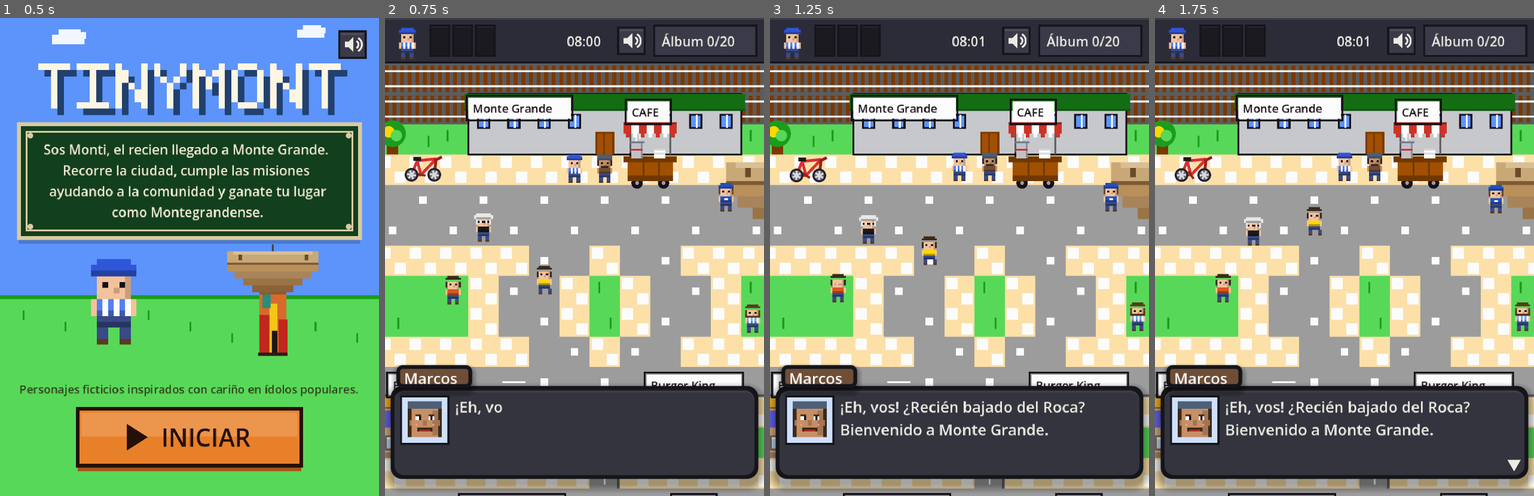
Above: before the commit, frames 1-4 (left to right).
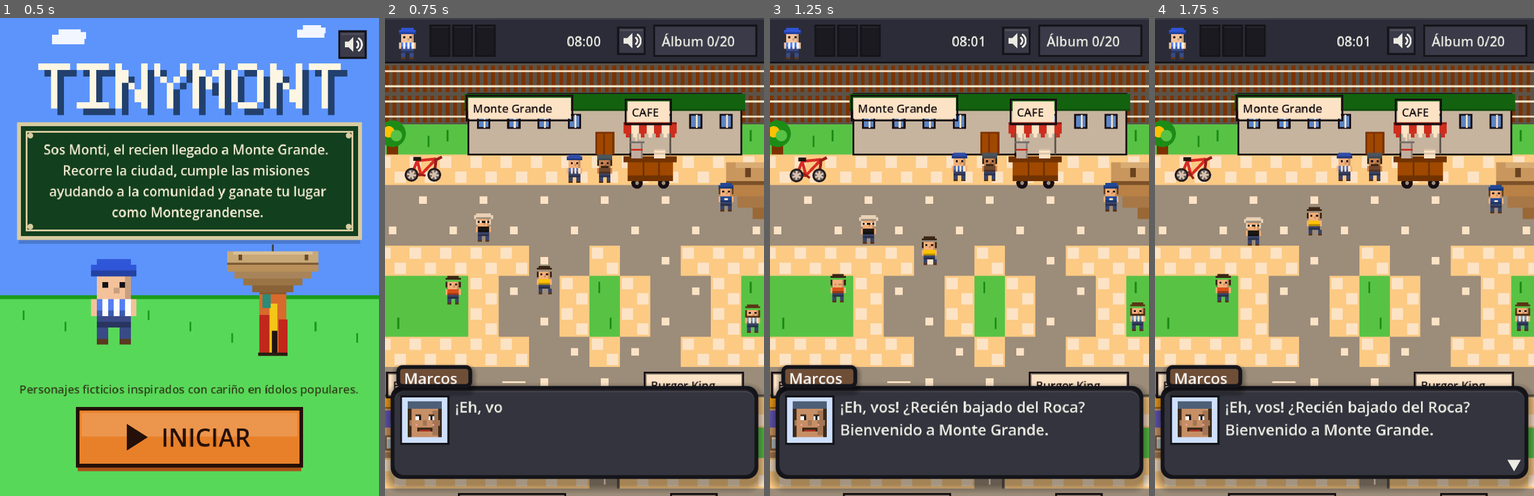
Above: after the commit, the same moments.

Repository: katastudio/TinyMont
Game: Godot game, scene res://scenes/ui/title_screen.tscn
Same seed, same stepped clock (60 frames per second), same inputs: the game is played once before the commit and once after it.
Inputs (mouse positions are in pixels of both pictures, inside the frame that each line leads up to):
- Up to frame 1 (0.5 s): no input
- Up to frame 2 (0.75 s): tap Enter at 0.5 s; move the mouse to (657, 233) at 0.52 s; hold Right (move_right) from 0.53 s (still down); hold Tab (album) from 0.53 s (still down); click (657, 233) at 0.67 s
- Up to frame 3 (1.25 s): keep holding Right (move_right); keep holding Tab (album); tap Space at 0.77 s
- Up to frame 4 (1.75 s): release Right (move_right) at 1.25 s; release Tab (album) at 1.25 s; drag from (1268, 280) to (1325, 352) at 1.27 s

Frame 1 is identical in both runs. In frame 2, 52% of the frame differs, in the area x 0-100%, y 10-100%; in frame 3, 52%; in frame 4, 52%.

Commit message:
feat: estilo del mapa en tiempo real segun la hora de Argentina (manana, tarde, noche) con lugar para climas

Diff:
--- a/scenes/mapas/el_jaguel.tscn
+++ b/scenes/mapas/el_jaguel.tscn
@@ -6,6 +6,7 @@
 [node name="ElJaguel" type="Node2D"]
 script = ExtResource("mapa")
 nombre_mapa = "El Jaguel"
+exterior = true
 plano = "########################\n#HHHH.AAA.HHHH.HHHHH.HH#\n#VVVVVVVVVVVVVVVVVVVVVV#\n#RRRRRRRRRRRRRRRRRRRRRR#\n#VVVVV …(201 unchanged characters)…
 
 [node name="VecinaJaguel" parent="." instance=ExtResource("npc")]
--- a/scripts/world/ciclo_dia.gd
+++ /dev/null
@@ -1,31 +0,0 @@
-class_name CicloDia
-extends RefCounted
-## Tinte del mundo según la hora (ADR-0004). Interpola entre momentos clave del día.
-## Se aplica con un CanvasModulate en el mapa: la interfaz (CanvasLayers) no se tiñe.
-
-const NOCHE := Color(0.55, 0.6, 0.85)
-const AMANECER := Color(0.95, 0.8, 0.85)
-const ATARDECER := Color(1.0, 0.82, 0.65)
-
-## [minuto del día, color]. El último cierra el ciclo con el mismo color que el primero.
-const CLAVES := [
-	[0, NOCHE],
-	[5 * 60, NOCHE],
-	[6 * 60 + 30, AMANECER],
-	[8 * 60, Color.WHITE],
-	[17 * 60 + 30, Color.WHITE],
-	[19 * 60, ATARDECER],
-	[20 * 60 + 30, NOCHE],
-	[24 * 60, NOCHE],
-]
-
-
-static func tinte(minuto_del_dia: int) -> Color:
-	var m := posmod(minuto_del_dia, 24 * 60)
-	for i in range(CLAVES.size() - 1):
-		var a: Array = CLAVES[i]
-		var b: Array = CLAVES[i + 1]
-		if m >= a[0] and m <= b[0]:
-			var t := float(m - a[0]) / float(maxi(1, b[0] - a[0]))
-			return (a[1] as Color).lerp(b[1], t)
-	return Color.WHITE
--- /dev/null
+++ b/scripts/world/estilo_mapa.gd
@@ -0,0 +1,52 @@
+class_name EstiloMapa
+extends RefCounted
+## Estilo del mapa en tiempo real (ADR-0004, enmienda 2026-10-08): mañana, tarde o noche
+## según la hora actual de Argentina (UTC-3, sin horario de verano desde 2009).
+## Se calcula desde la hora UTC del sistema: un jugador en otro país ve la hora de Monte Grande.
+## El clima se suma como un segundo tinte multiplicativo (por ahora sólo "despejado").
+
+const UTC_ARGENTINA := -3.0
+
+const ESTILOS := {
+	"manana": Color(1.0, 0.96, 0.88),    # luz fresca y cálida
+	"tarde": Color(1.0, 0.9, 0.78),      # sol de tarde, más dorado
+	"noche": Color(0.55, 0.6, 0.85),     # azul nocturno, se sigue viendo
+}
+
+## Climas futuros: lluvia, nublado, tormenta... cada uno multiplica el estilo base.
+const CLIMAS := {
+	"despejado": Color.WHITE,
+}
+
+## [hora del cambio, estilo anterior, estilo siguiente]. Cada cambio dura una hora (±30 min).
+const CAMBIOS := [[6.0, "noche", "manana"], [12.0, "manana", "tarde"], [20.0, "tarde", "noche"]]
+const MEDIA_TRANSICION := 0.5
+
+
+## Hora decimal de Argentina (0..24) para un instante UTC en segundos Unix.
+static func hora_argentina(unix_utc: float) -> float:
+	return fposmod(unix_utc / 3600.0 + UTC_ARGENTINA, 24.0)
+
+
+static func hora_argentina_ahora() -> float:
+	return hora_argentina(Time.get_unix_time_from_system())
+
+
+static func estilo_para_hora(hora: float) -> String:
+	if hora >= 6.0 and hora < 12.0:
+		return "manana"
+	if hora >= 12.0 and hora < 20.0:
+		return "tarde"
+	return "noche"
+
+
+## Color del mapa para una hora de Argentina y un clima; transición gradual en cada cambio.
+static func tinte(hora: float, clima: String = "despejado") -> Color:
+	var h := fposmod(hora, 24.0)
+	var base: Color = ESTILOS[estilo_para_hora(h)]
+	for c in CAMBIOS:
+		var d: float = h - float(c[0])
+		if absf(d) < MEDIA_TRANSICION:
+			var t := (d + MEDIA_TRANSICION) / (2.0 * MEDIA_TRANSICION)
+			base = (ESTILOS[c[1]] as Color).lerp(ESTILOS[c[2]], t)
+	return base * CLIMAS.get(clima, Color.WHITE)
--- a/scripts/world/mapa_secundario.gd
+++ b/scripts/world/mapa_secundario.gd
@@ -23,6 +23,8 @@
 }
 
 @export var nombre_mapa: String = ""
+## Exterior (otro barrio): se tiñe con el estilo de la hora real. Interior: iluminado, sin tinte.
+@export var exterior: bool = false
 @export_multiline var plano: String = "#X#"
 
 var ocupacion := GrillaOcupacion.new()
@@ -44,6 +46,18 @@
 	_armar_astar()
 	_registrar_interactuables()
 	_crear_jugador()
+	if exterior:
+		var tinte := CanvasModulate.new()
+		tinte.name = "TinteDia"
+		tinte.color = EstiloMapa.tinte(EstiloMapa.hora_argentina_ahora())
+		add_child(tinte)
+		WorldClock.tick.connect(_on_tick_tinte)
+
+
+func _on_tick_tinte(_minutos: int) -> void:
+	var tinte = get_node_or_null("TinteDia")
+	if tinte:
+		tinte.color = EstiloMapa.tinte(EstiloMapa.hora_argentina_ahora())
 
 
 func _leer_plano() -> void:
--- a/scripts/world/monte_grande.gd
+++ b/scripts/world/monte_grande.gd
@@ -236,7 +236,20 @@
 			poi_por_id[child.poi_id] = child
 
 
-## Tinte día/noche (ADR-0004): un CanvasModulate tiñe el mapa según la hora del reloj.
+## Hora real fija para tests (-1 = usar la hora actual de Argentina).
+var hora_real_fija: float = -1.0
+
+
+func hora_real() -> float:
+	return hora_real_fija if hora_real_fija >= 0.0 else EstiloMapa.hora_argentina_ahora()
+
+
+func estilo_actual() -> String:
+	return EstiloMapa.estilo_para_hora(hora_real())
+
+
+## Estilo del mapa en tiempo real (ADR-0004): un CanvasModulate tiñe el mapa según la
+## hora actual de Argentina (mañana, tarde o noche), no según el reloj del juego.
 func _iniciar_ciclo_dia() -> void:
 	var tinte := CanvasModulate.new()
 	tinte.name = "TinteDia"
@@ -253,7 +266,7 @@
 func _actualizar_tinte() -> void:
 	var tinte = get_node_or_null("TinteDia")
 	if tinte:
-		tinte.color = CicloDia.tinte(WorldClock.minutos % (24 * 60))
+		tinte.color = EstiloMapa.tinte(hora_real())
 
 
 ## Catálogo de misiones: cada NPC que encarga una misión (no los ayudantes) aporta una entrada.
--- a/tests/test_dia_noche.gd
+++ /dev/null
@@ -1,49 +0,0 @@
-extends Node
-## Ciclo día/noche (ADR-0004): tinte del mundo según la hora, sin teñir la interfaz.
-## Correr: godot --headless --path . res://tests/test_dia_noche.tscn
-
-var _fallas := 0
-
-
-func _check(cond: bool, msg: String) -> void:
-	if cond:
-		print("OK: " + msg)
-	else:
-		_fallas += 1
-		push_error("FALLA: " + msg)
-
-
-func _lum(c: Color) -> float:
-	return 0.299 * c.r + 0.587 * c.g + 0.114 * c.b
-
-
-func _ready() -> void:
-	var mediodia := CicloDia.tinte(12 * 60)
-	var medianoche := CicloDia.tinte(0)
-	var atardecer := CicloDia.tinte(19 * 60)
-	_check(mediodia.is_equal_approx(Color.WHITE), "al mediodía no hay tinte")
-	_check(_lum(medianoche) < 0.7 and medianoche.b > medianoche.r, "a medianoche el mundo es oscuro y azulado")
-	_check(atardecer.r > atardecer.b and _lum(atardecer) < 1.0, "al atardecer el tinte es cálido")
-	_check(_lum(medianoche) >= 0.5, "de noche se sigue viendo (no baja de 50 % de luz)")
-	# Continuidad: entre dos minutos seguidos el tinte cambia poco (sin saltos bruscos).
-	var salto := 0.0
-	for minuto in 24 * 60:
-		var a := CicloDia.tinte(minuto)
-		var b := CicloDia.tinte((minuto + 1) % (24 * 60))
-		salto = maxf(salto, absf(_lum(a) - _lum(b)))
-	_check(salto < 0.02, "el tinte cambia de forma gradual (salto máximo %.3f)" % salto)
-
-	WorldClock.set_process(false)
-	WorldClock.reiniciar(1, 12)
-	var m = load("res://scenes/main.tscn").instantiate()
-	add_child(m)
-	var tinte = m.get_node_or_null("TinteDia")
-	_check(tinte is CanvasModulate, "el mapa tiene un CanvasModulate para el tinte")
-	_check(tinte.color.is_equal_approx(Color.WHITE), "al mediodía el mapa no está teñido")
-	WorldClock.avanzar(12 * 60)
-	_check(tinte.color.is_equal_approx(CicloDia.tinte(0)), "a medianoche el mapa toma el tinte nocturno")
-	_check(GameManager._hud.layer != 0, "la interfaz vive en otra capa y no se tiñe")
-	var hud = GameManager._hud.get_child(0)
-	_check(hud.texto_hora() == WorldClock.texto_hora(), "el HUD muestra la hora del barrio (%s)" % hud.texto_hora())
-	print("---- fallas: %d ----" % _fallas)
-	get_tree().quit(1 if _fallas > 0 else 0)
--- a/tests/test_dia_noche.tscn
+++ /dev/null
@@ -1,6 +0,0 @@
-[gd_scene format=3]
-
-[ext_resource type="Script" path="res://tests/test_dia_noche.gd" id="1"]
-
-[node name="TestDiaNoche" type="Node"]
-script = ExtResource("1")
--- /dev/null
+++ b/tests/test_estilo_mapa.gd
@@ -0,0 +1,69 @@
+extends Node
+## Estilo del mapa en tiempo real según la hora de Argentina (UTC-3, sin horario de verano).
+## Mañana / tarde / noche hoy; el clima se suma después sobre el mismo sistema.
+## Correr: godot --headless --path . res://tests/test_estilo_mapa.tscn
+
+var _fallas := 0
+
+
+func _check(cond: bool, msg: String) -> void:
+	if cond:
+		print("OK: " + msg)
+	else:
+		_fallas += 1
+		push_error("FALLA: " + msg)
+
+
+func _lum(c: Color) -> float:
+	return 0.299 * c.r + 0.587 * c.g + 0.114 * c.b
+
+
+func _ready() -> void:
+	# 2026-10-08 15:00:00 UTC = 12:00 en Argentina.
+	var unix_15_utc := Time.get_unix_time_from_datetime_string("2026-10-08T15:00:00")
+	_check(is_equal_approx(EstiloMapa.hora_argentina(unix_15_utc), 12.0), "15:00 UTC son las 12:00 en Argentina")
+	_check(is_equal_approx(EstiloMapa.hora_argentina(unix_15_utc - 13 * 3600), 23.0), "02:00 UTC son las 23:00 del día anterior en Argentina")
+
+	_check(EstiloMapa.estilo_para_hora(8.0) == "manana", "a las 8 es de mañana")
+	_check(EstiloMapa.estilo_para_hora(15.0) == "tarde", "a las 15 es de tarde")
+	_check(EstiloMapa.estilo_para_hora(23.0) == "noche", "a las 23 es de noche")
+	_check(EstiloMapa.estilo_para_hora(3.0) == "noche", "a las 3 es de noche")
+
+	var noche := EstiloMapa.tinte(23.0)
+	_check(_lum(noche) < 0.7 and noche.b > noche.r, "de noche el mapa es oscuro y azulado")
+	_check(_lum(noche) >= 0.5, "de noche se sigue viendo")
+	_check(_lum(EstiloMapa.tinte(10.0)) >= 0.9 and _lum(EstiloMapa.tinte(15.0)) >= 0.85, "de mañana y de tarde el mapa es luminoso")
+	_check(not EstiloMapa.tinte(10.0).is_equal_approx(EstiloMapa.tinte(15.0)), "mañana y tarde se distinguen")
+	var salto := 0.0
+	for minuto in 24 * 60:
+		var a := EstiloMapa.tinte(minuto / 60.0)
+		var b := EstiloMapa.tinte(((minuto + 1) % (24 * 60)) / 60.0)
+		salto = maxf(salto, absf(_lum(a) - _lum(b)))
+	_check(salto < 0.02, "los cambios de estilo son graduales (salto máximo %.3f)" % salto)
+	_check(EstiloMapa.tinte(15.0, "despejado").is_equal_approx(EstiloMapa.tinte(15.0)), "el clima despejado no altera el estilo")
+	_check(EstiloMapa.CLIMAS.has("despejado"), "el sistema ya tiene lugar para climas")
+
+	# El mapa sigue la hora real de Argentina, no el reloj del juego.
+	WorldClock.set_process(false)
+	WorldClock.reiniciar(1, 12)
+	var m = load("res://scenes/main.tscn").instantiate()
+	m.hora_real_fija = 23.0
+	add_child(m)
+	var tinte: CanvasModulate = m.get_node("TinteDia")
+	_check(tinte.color.is_equal_approx(EstiloMapa.tinte(23.0)), "con la hora real a las 23, el mapa está de noche")
+	WorldClock.avanzar(6 * 60)
+	_check(tinte.color.is_equal_approx(EstiloMapa.tinte(23.0)), "el reloj del juego no cambia el estilo")
+	m.hora_real_fija = 10.0
+	m._actualizar_tinte()
+	_check(tinte.color.is_equal_approx(EstiloMapa.tinte(10.0)), "a las 10 reales el mapa está de mañana")
+	_check(m.estilo_actual() == "manana", "el mapa informa su estilo actual")
+	m.queue_free()
+
+	# Los exteriores de otros mapas también; los interiores no (están iluminados).
+	var jaguel = load("res://scenes/mapas/el_jaguel.tscn").instantiate()
+	var veneciana = load("res://scenes/mapas/la_veneciana.tscn").instantiate()
+	_check(jaguel.exterior and not veneciana.exterior, "El Jagüel es exterior, La Veneciana es interior")
+	jaguel.free()
+	veneciana.free()
+	print("---- fallas: %d ----" % _fallas)
+	get_tree().quit(1 if _fallas > 0 else 0)
--- /dev/null
+++ b/tests/test_estilo_mapa.tscn
@@ -0,0 +1,6 @@
+[gd_scene format=3]
+
+[ext_resource type="Script" path="res://tests/test_estilo_mapa.gd" id="1"]
+
+[node name="TestEstilo" type="Node"]
+script = ExtResource("1")
Not shown, removed: scripts/world/ciclo_dia.gd.uid
Not shown, added: scripts/world/estilo_mapa.gd.uid
Not shown, removed: tests/test_dia_noche.gd.uid
Not shown, added: tests/test_estilo_mapa.gd.uid
Not shown, added: tests/test_titulo.gd.uid
Not shown, changed: docs/adr/0004-tinte-dia-noche.md
